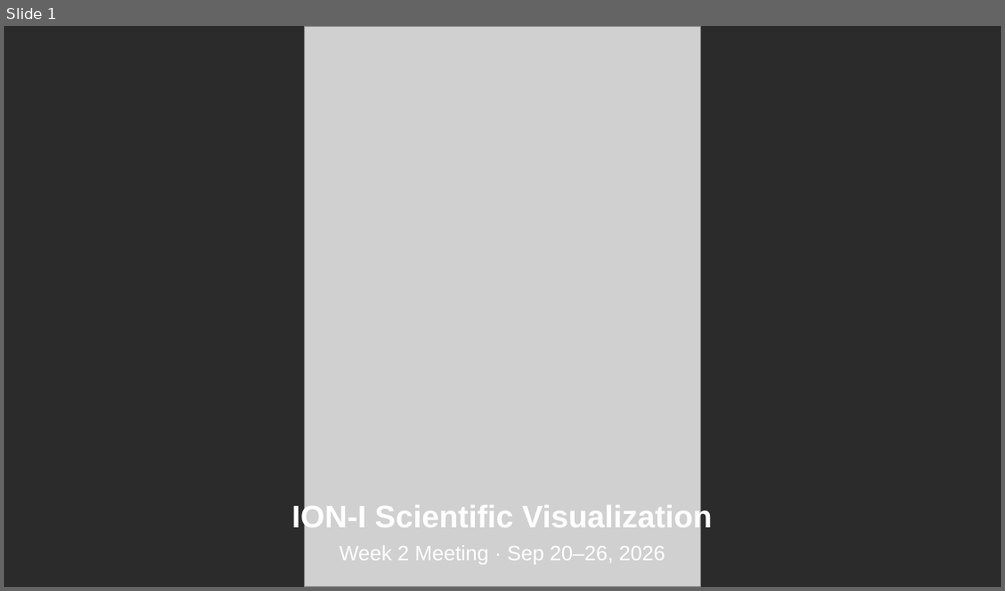
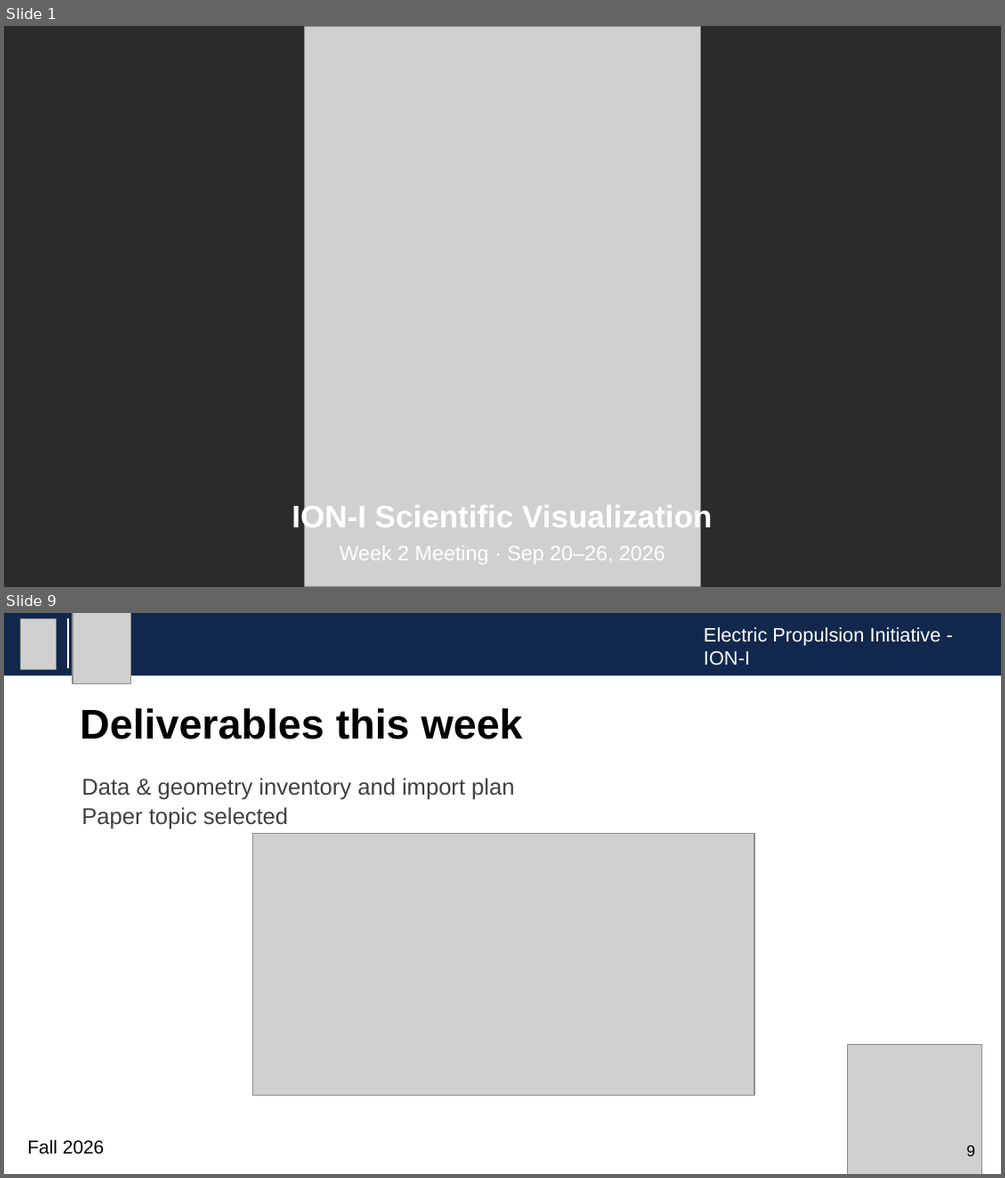
Before and after one commit to quyaoning/ioni-visual, a slide deck: Meeting Slides/2026-09-20_ioni-visual.pptx. Shown one above the other, each under a label of ours: slide 1 before the commit, slides 1 and 9 after it; the slides between them are not shown. The pictures are 1005x591 and 1005x1178 pixels, drawn with LibreOffice and Linux fonts; fonts in the diff are those of the drawing; grey boxes stand for pictures; background and template pictures are left out; a plain dark background stands for a picture behind light text. Boxes give left, top, right and bottom in pixels: in the first picture for what was removed or moved away, otherwise in the second. Text is boxed around its words. In the diff, an @@ line names an element or a change of style, - is before the commit and + after.

Commit message:
Expand Week 2 meeting slide into a full 30-min agenda

```diff
--- a/Meeting Slides/2026-09-20_ioni-visual.pptx
+++ b/Meeting Slides/2026-09-20_ioni-visual.pptx
@@ slide 9 added at <box>4,613,1001,1174</box>, background #FFFFFF @@
@@ rectangle added at <box>4,613,1001,674</box>, fill #11284C @@
@@ picture added at <box>21,618,57,669</box> @@
@@ line added from (68, 618) to (68, 668), #FFFFFF 1.5 pt @@
@@ picture added at <box>73,613,130,684</box> @@
@@ text added at <box>704,627,941,666</box>, 14 pt, text #FFFFFF @@
+Electric Propulsion Initiative - ION-I
@@ title added at <box>80,708,523,739</box>, 30 pt, text #000000, bold @@
+Deliverables this week
@@ text added at <box>81,778,514,829</box>, 16.5 pt, text #404040 @@
+Data & geometry inventory and import plan
+Paper topic selected
@@ picture added at <box>252,834,753,1094</box> @@
@@ picture added at <box>848,1045,983,1174</box> @@
@@ text added at <box>27,1139,105,1154</box>, 13.5 pt, text #000000 @@
+Fall 2026
@@ text added at <box>966,1144,975,1156</box>, 11.2 pt, text #000000 @@
+9
```
Also in this commit, not shown: 3 slides changed, 8 other slides added.
